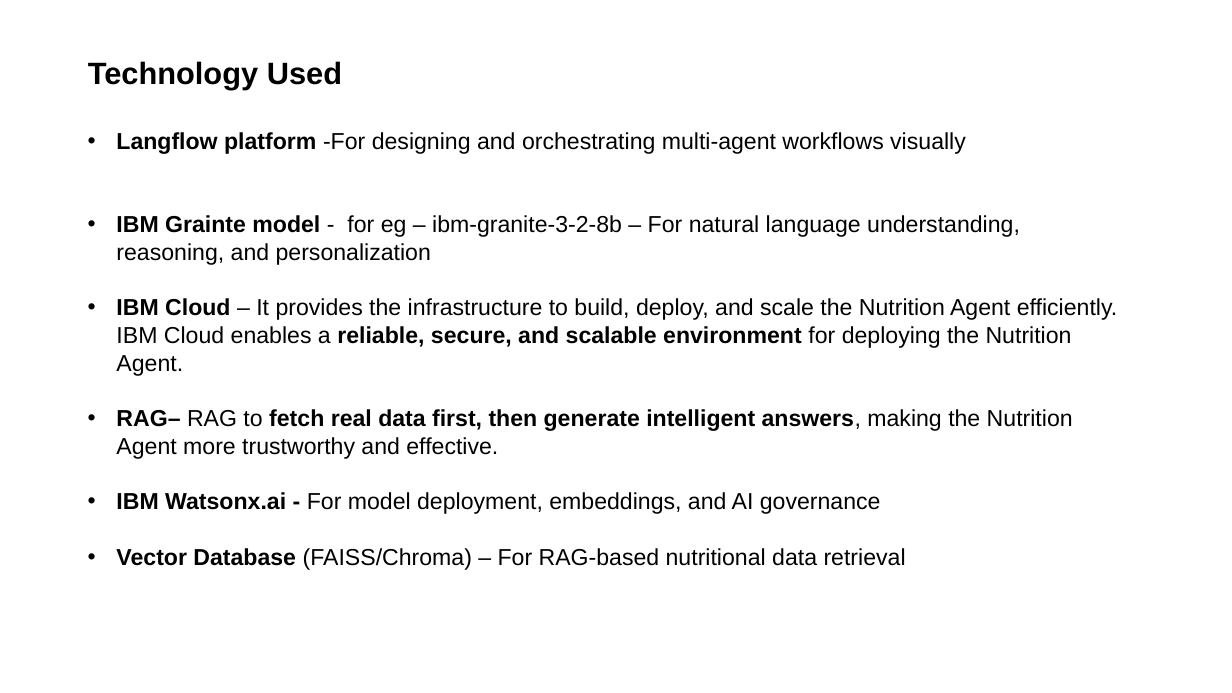
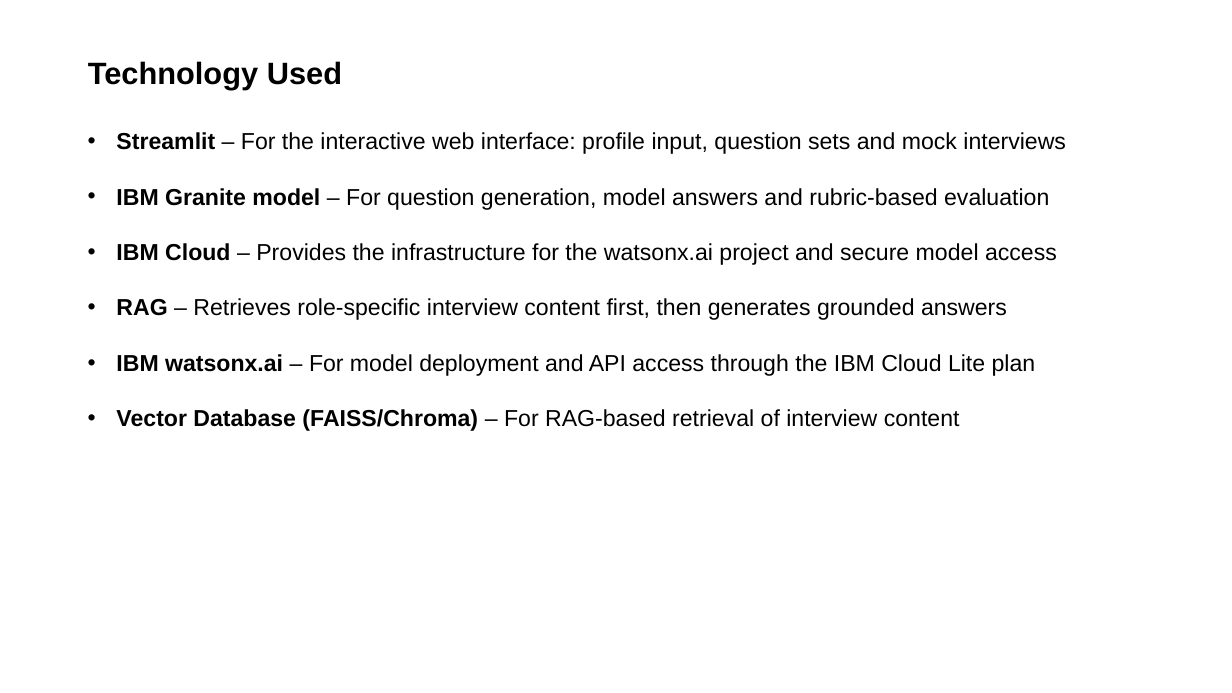
Before and after one commit to udhaya-0811/Interview-Trainer-Agent-Project, a slide deck: slide 5 of Interview_Trainer_Agent_Submission.pptx. Drawn at 1232x693 pixels with LibreOffice and Linux fonts; fonts in the diff are those of the drawing. Boxes give left, top, right and bottom in pixels: in the first picture for what was removed or moved away, otherwise in the second. Text is boxed around its words. In the diff, an @@ line names an element or a change of style, - is before the commit and + after.

Commit message:
Add PPTX presentation, problem statement PDF, and token usage tracking
- Interview_Trainer_Agent_Submission.pptx: fully filled 16-slide presentation
- Problem_Statement_22_Interview_Trainer_Agent.pdf: problem statement
- granite_client.py: added token usage tracking (input/output/total per session)

```diff
--- a/Interview_Trainer_Agent_Submission.pptx
+++ b/Interview_Trainer_Agent_Submission.pptx
@@ text at (116, 132, 1066, 431): text changed @@
-• Langflow platform -For designing and orchestrating multi-agent workflows visually
-• IBM Grainte model - for eg – ibm-granite-3-2-8b – For natural language understanding, reasoning, and personalization
-• IBM Cloud – It provides the infrastructure to build, deploy, and scale the Nutrition Agent efficiently. IBM Cloud enables a reliable, secure, and scalable environment for deploying the Nutrition Agent.
-• RAG– RAG to fetch real data first, then generate intelligent answers, making the Nutrition Agent more trustworthy and effective.
-• IBM Watsonx.ai - For model deployment, embeddings, and AI governance
-• Vector Database (FAISS/Chroma) – For RAG-based nutritional data retrieval
+• Streamlit – For the interactive web interface: profile input, question sets and mock interviews
+• IBM Granite model – For question generation, model answers and rubric-based evaluation
+• IBM Cloud – Provides the infrastructure for the watsonx.ai project and secure model access
+• RAG – Retrieves role-specific interview content first, then generates grounded answers
+• IBM watsonx.ai – For model deployment and API access through the IBM Cloud Lite plan
+• Vector Database (FAISS/Chroma) – For RAG-based retrieval of interview content
```
Also in this commit, not shown: 11 other slides changed, 2 slides added, 3 slides removed, 2 other files.
